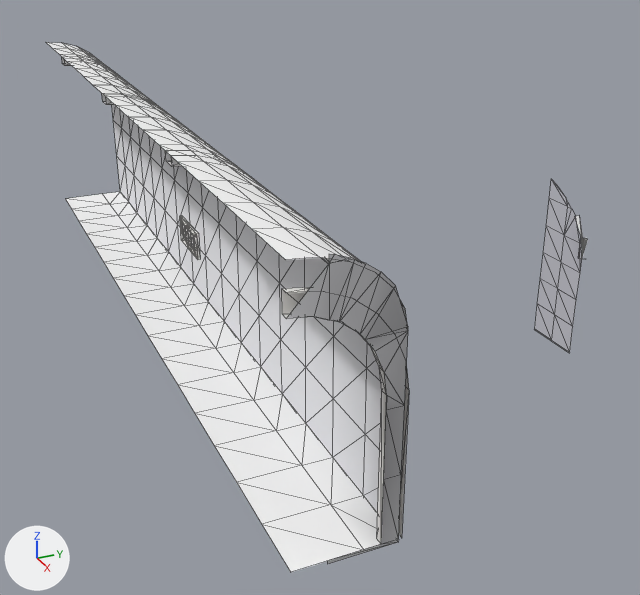
Before and after pictures for a commit that changed the glTF model assets/models/crypt/crypt_01_ae.glb.
Camera for both pictures: a 50 mm lens placed at (-2.1, -47.2, 6.6), pointed at (-20.4, -38.9, -2.6). Lighting does not change. The marker at lower left points along +X, +Y and +Z. The first picture is the older version. Mesh edges are drawn as thin lines. Vertices at exactly the same position are counted once.

The first picture shows 'crypt_01_ae'.
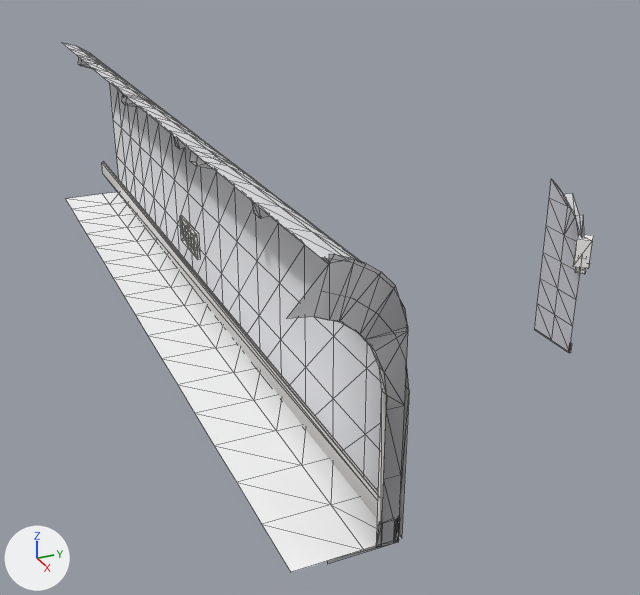
Boxes [x1, y1, x2, y2] around the edits, measured in the pictures (640 x 595 px):
'crypt_01_ae', reshaped: before [46, 42, 588, 572]; after [62, 43, 593, 572]
part 1 of me_crypt_01_ae, reshaped: before [46, 42, 573, 537]; after [102, 162, 573, 547]
part 2 of me_crypt_01_ae, added: after [564, 193, 593, 274]
part 3 of me_crypt_01_ae, recoloured: before [112, 86, 588, 550]; after [78, 58, 582, 550]
part 4 of me_crypt_01_ae, recoloured: [62, 43, 582, 260] in both

What the commit changed:
me_crypt_01_ae is used by ob_crypt_01_ae; location (0.0, 0.0, 0.0).
me_crypt_01_ae had 475 vertices, 747 faces and spanned x -26.0..-10.0, y -44.0..-27.8, z -8.1..3.1.
me_crypt_01_ae now has 494 vertices, 743 faces and spans x -28.0..-10.0, y -44.0..-27.5, z -8.1..3.1.
Part 1, on me_crypt_01_ae:
32 vertices are removed from x -26.0..-10.0, y -44.0, z 2.5..3.1.
61 faces are deleted.
31 vertices are added at x -28.0..-10.0, y -42.8..-27.9, z -8.0..-0.7.
31 new faces join them, mat_layer_crypt_wall_dressed.
4 new faces join them, mat_layer_crypt_wall_wall_dark.
Part 2, on me_crypt_01_ae:
20 vertices are added at x -24.8..-23.3, y -28.2..-27.5, z -5.0..-2.7.
14 new faces join them, mat_layer_crypt_wall_dressed.
4 new faces join them, mat_layer_crypt_wall.
4 new faces join them, mat_layer_crypt_wall_rib.
me_crypt_01_ae part 3: 249 kept faces spanning x -26.0..-10.0, y -44.0..-27.8, z -6.0..3.1 get new vertex colours.
me_crypt_01_ae part 4: 168 faces spanning x -26.0..-10.0, y -43.6..-27.8, z -4.5..3.1 switch from mat_layer_crypt_vault to mat_layer_crypt_wall.
